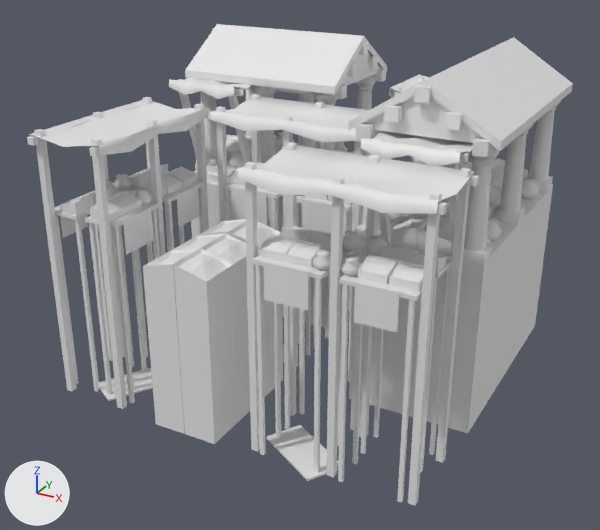
Before and after pictures for a commit that changed the COLLADA model art/meshes/structural/thracians/market.dae.
Rendered twice from a 50 mm lens placed at (24.6, -44.1, 20.0), pointed at (0.1, 0.5, -2.3). Arrows for +X, +Y and +Z are at lower left; the lights stay in place. The picture after the commit comes second. Where no turn or scale is listed for an object, it has been applied to the vertices.

The first picture shows 'market'.
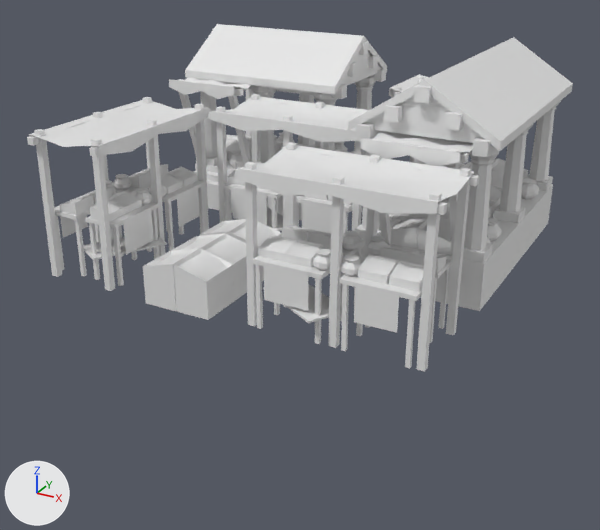
The newer file is also turned or shifted as a whole; pictures and numbers use the older file's frame.

Changed parts and their boxes (x1, y1, x2, y2) in the pictures (600 x 530 px; the box of a moved part takes in the faces that stretch with it):
'market', reshaped (28% shorter): before (27, 24, 573, 506); after (27, 24, 573, 372)
part 1 of me_cubo_013, moved or reshaped: before (99, 368, 153, 401); after (84, 236, 167, 260)
part 2 of me_cubo_013, moved or reshaped (mostly hidden before): before (283, 344, 284, 362); after (267, 207, 283, 231)
part 3 of me_cubo_013, moved or reshaped: before (266, 425, 339, 481); after (263, 284, 342, 323)
part 4 of me_cubo_013, moved or reshaped: before (49, 189, 551, 506); after (49, 189, 551, 372)
part 5 of me_cubo_013, shading changed: before (52, 74, 554, 506); after (52, 74, 554, 372)

The edits, one by one:
me_cubo_013 is used by ob_market; location (0.0, 0.0, 0.0).
me_cubo_013 had 4954 vertices, 7944 faces and spanned x -12.7..13.5, y -10.6..14.8, z -10.0..11.3.
me_cubo_013 now has 4954 vertices, 7944 faces and spans x -12.7..13.5, y -10.6..14.8, z -1.6..11.3.
me_cubo_013 part 1: the loose piece of 8 vertices spanning x -10.6..-6.2, y -9.7..-4.4, z -9.9..-9.8 is moved by (0.0, 0.0, 10.0).
me_cubo_013 part 2: the loose piece of 8 vertices spanning x -5.8..-0.4, y -0.9..3.5, z -9.9..-9.8 is moved by (0.0, 0.0, 10.0).
me_cubo_013 part 3: the loose piece of 8 vertices spanning x 2.6..7.9, y -10.6..-6.2, z -9.9..-9.8 is moved by (0.0, 0.0, 10.0).
me_cubo_013 part 4: 328 of the vertices in x -12.3..13.1, y -10.3..14.3, z -10.0..-9.9 are moved by (0.0, 0.0, 8.4).
me_cubo_013 part 5: edges marked sharp go from 3992 to 6085.
